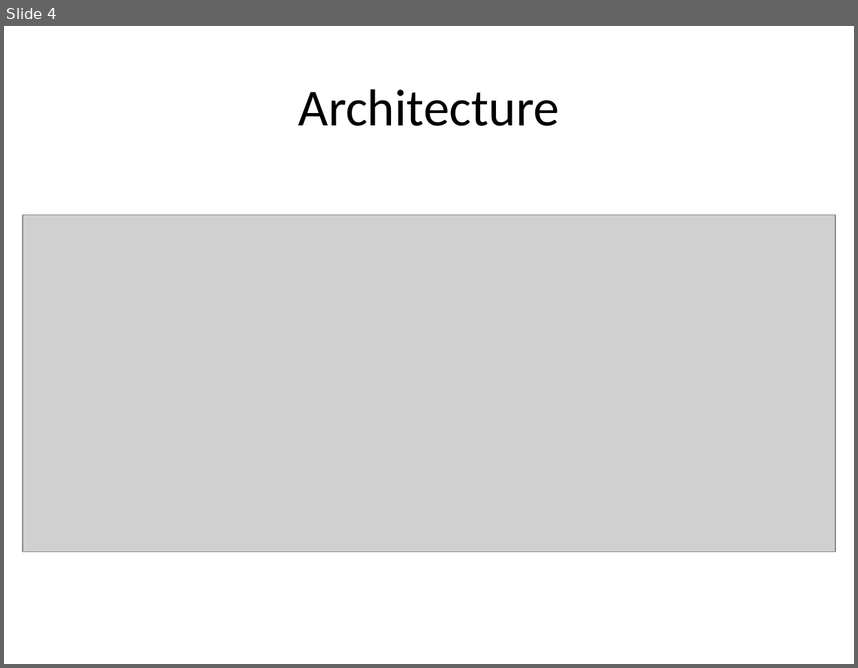
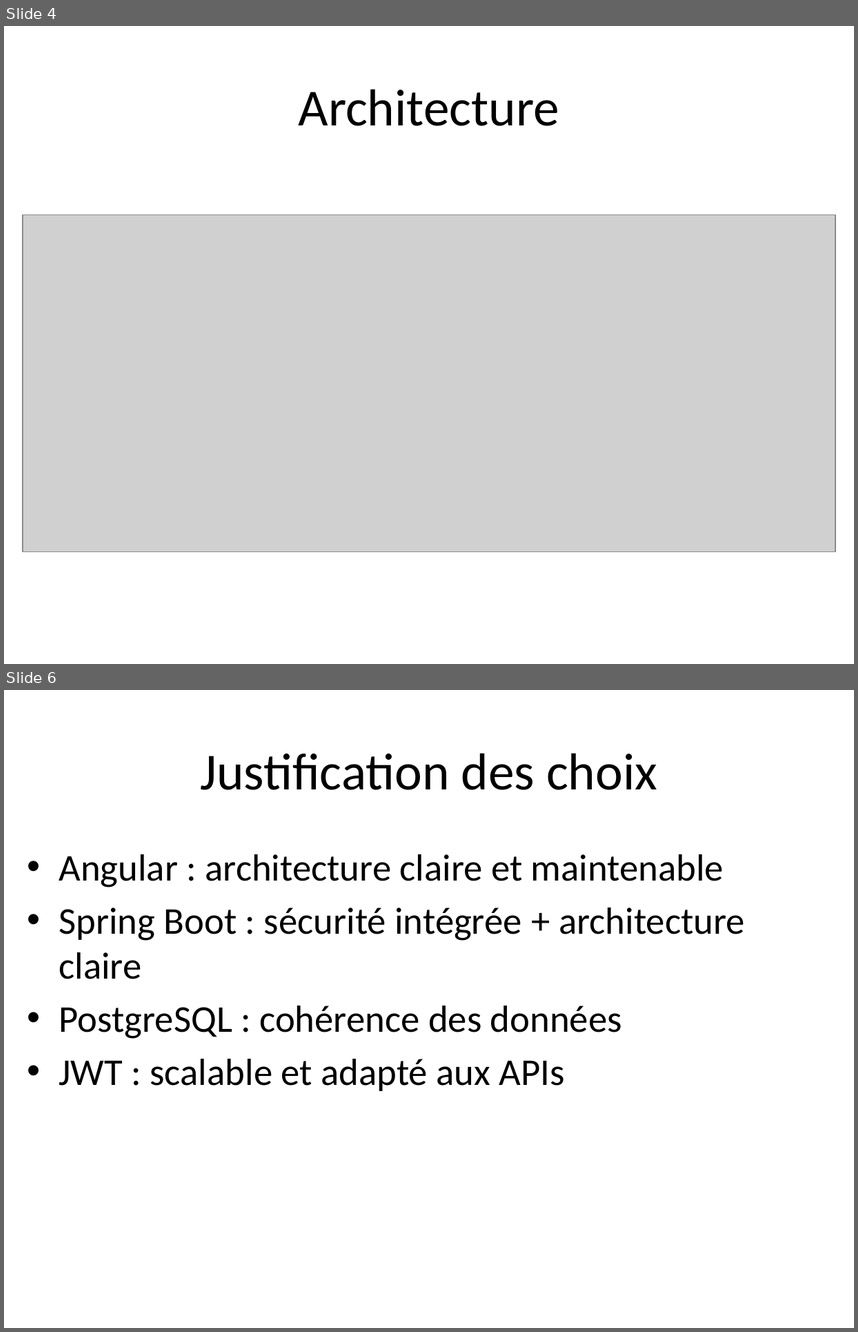
Before and after one commit to Abderrazzak20/Projet3_datashare, a slide deck: DataShare_Presentation.pptx. Shown one above the other, each under a label of ours: slide 4 before the commit, slides 4 and 6 after it; the slides between them are not shown. The pictures are 858x668 and 858x1332 pixels, drawn with LibreOffice and Linux fonts; fonts in the diff are those of the drawing; grey boxes stand for pictures. Boxes give left, top, right and bottom in pixels: in the first picture for what was removed or moved away, otherwise in the second. Text is boxed around its words. In the diff, an @@ line names an element or a change of style, - is before the commit and + after.

```diff
--- a/DataShare_Presentation.pptx
+++ b/DataShare_Presentation.pptx
@@ slide 6 added at (4,690,854,1328), background #FFFFFF @@
@@ title added at (200,753,657,790), 44 pt, text #000000 @@
+Justification des choix
@@ text added at (59,854,745,1091), 32 pt, text #000000 @@
+• Angular : architecture claire et maintenable
+• Spring Boot : sécurité intégrée + architecture claire
+• PostgreSQL : cohérence des données
+• JWT : scalable et adapté aux APIs
```
Also in this commit, not shown: 5 slides changed, 5 other slides added, 4 slides removed.
